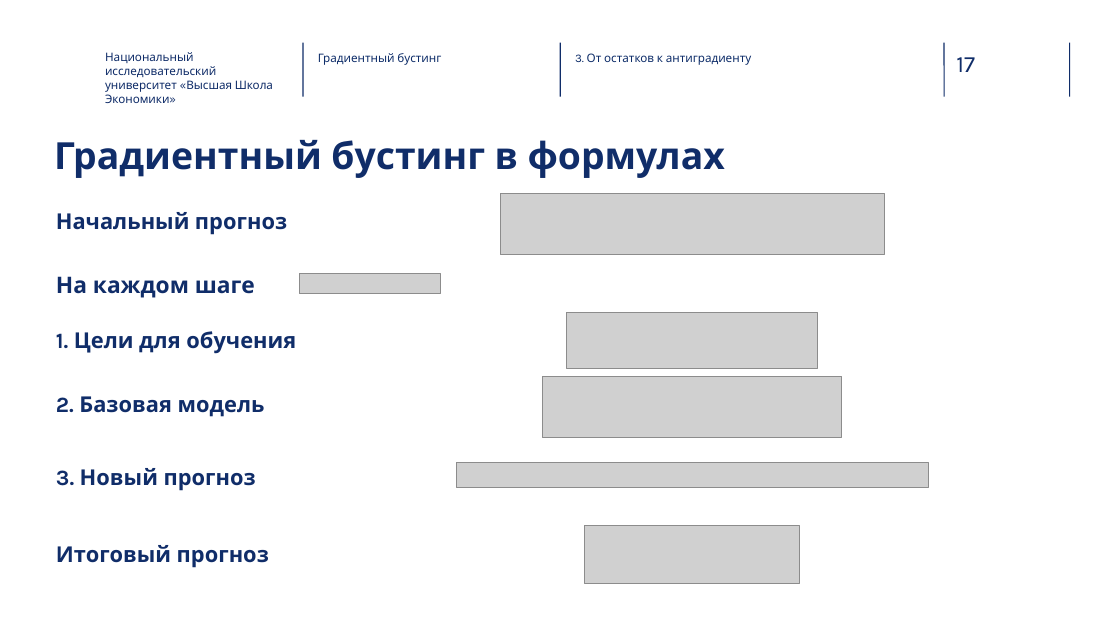
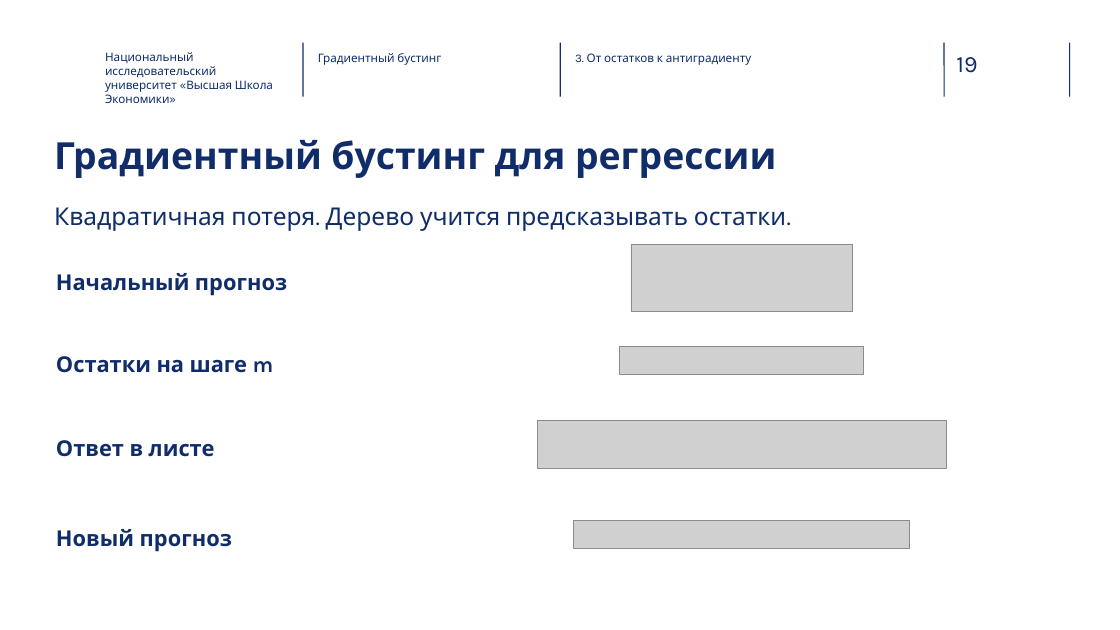
Before and after one commit to RAVasiliev/ML-FTiAD-2026, a slide deck: slide 19 of week09/source/lecture09.pptx (slide 17 before the commit). Drawn at 1120x630 pixels with LibreOffice and Linux fonts; fonts in the diff are those of the drawing; grey boxes stand for pictures; background and template pictures are left out. Boxes give left, top, right and bottom in pixels: in the first picture for what was removed or moved away, otherwise in the second. Text is boxed around its words. In the diff, an @@ line names an element or a change of style, - is before the commit and + after.

Commit message:
Обновить PowerPoint лекции о бустинге

```diff
--- a/week09/source/lecture09.pptx
+++ b/week09/source/lecture09.pptx
@@ page number at <box>956,57,977,73</box>: text changed @@
-17
+19
@@ title at <box>54,140,776,178</box>: text changed @@
-Градиентный бустинг в формулах
+Градиентный бустинг для регрессии
@@ text added at <box>54,207,786,231</box>, 21 pt, text #102D69 @@
+Квадратичная потеря. Дерево учится предсказывать остатки.
@@ picture removed at <box>500,193,884,255</box> @@
@@ text "Начальный прогноз": place and size @@
-text "Начальный прогноз" at <box>56,212,287,235</box>
+text "Начальный прогноз" at <box>56,273,287,296</box>
@@ picture added at <box>631,245,852,312</box> @@
@@ text removed at <box>56,276,255,298</box> @@
-На каждом шаге
@@ picture removed at <box>299,273,440,294</box> @@
@@ picture removed at <box>567,313,818,369</box> @@
@@ text at <box>56,356,274,373</box>: text changed @@
-1. Цели для обучения
+Остатки на шаге m
@@ picture added at <box>620,346,864,374</box> @@
@@ picture removed at <box>543,376,843,438</box> @@
@@ text at <box>56,440,215,457</box>: text changed @@
-2. Базовая модель
+Ответ в листе
@@ picture added at <box>537,421,946,469</box> @@
@@ picture removed at <box>456,462,928,487</box> @@
@@ text at <box>56,529,232,552</box>: text changed @@
-3. Новый прогноз
+Новый прогноз
@@ picture added at <box>574,521,910,549</box> @@
@@ picture removed at <box>585,526,800,584</box> @@
@@ text removed at <box>56,545,269,568</box> @@
-Итоговый прогноз
```
Also in this commit, not shown: 1 other slide changed, 5 slides added, 3 slides removed.
